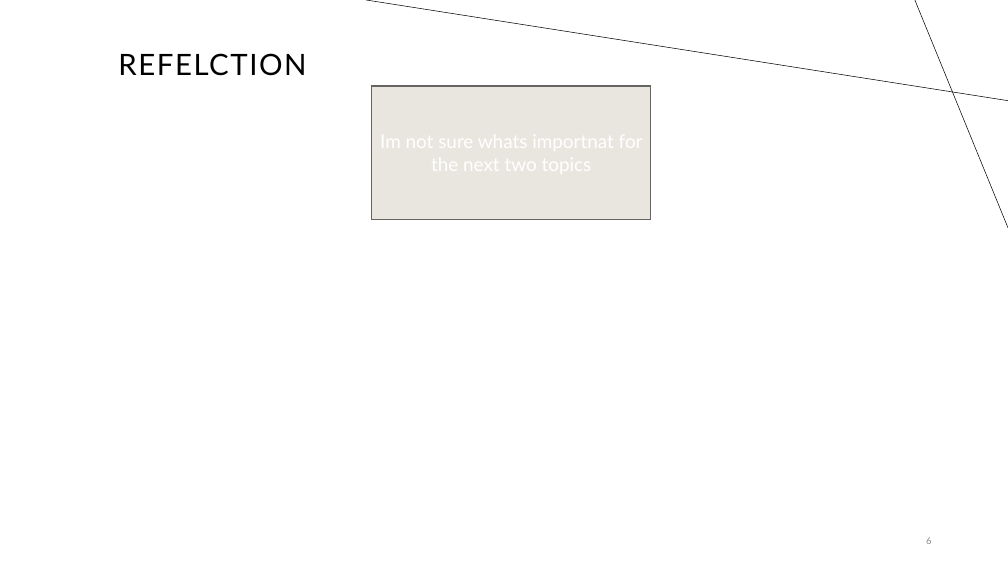
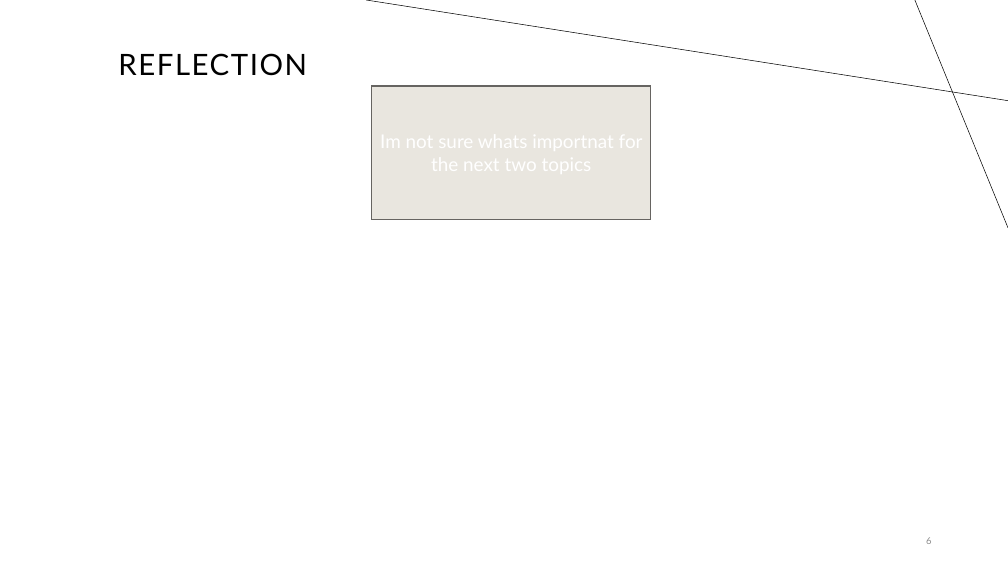
Before and after one commit to ErikMisencik/PaVa_Project, a slide deck: slide 6 of 2024-03-08-Presentation.pptx. Drawn at 1008x567 pixels with LibreOffice and Linux fonts; fonts in the diff are those of the drawing. Boxes give left, top, right and bottom in pixels: in the first picture for what was removed or moved away, otherwise in the second. Text is boxed around its words. In the diff, an @@ line names an element or a change of style, - is before the commit and + after.

```diff
--- a/2024-03-08-Presentation.pptx
+++ b/2024-03-08-Presentation.pptx
@@ title at <box>118,53,307,76</box>: text changed @@
-REFELCTION
+REFLECTION
```
Also in this commit, not shown: 3 other slides changed, 4 slides added, 1 other file.
